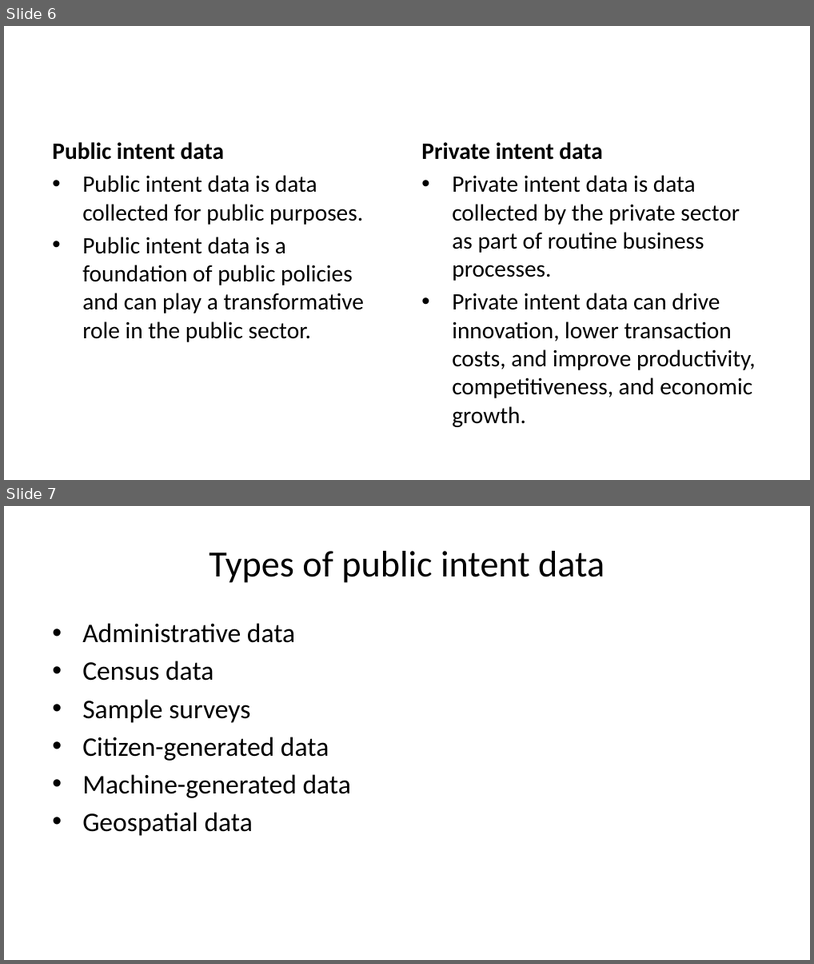
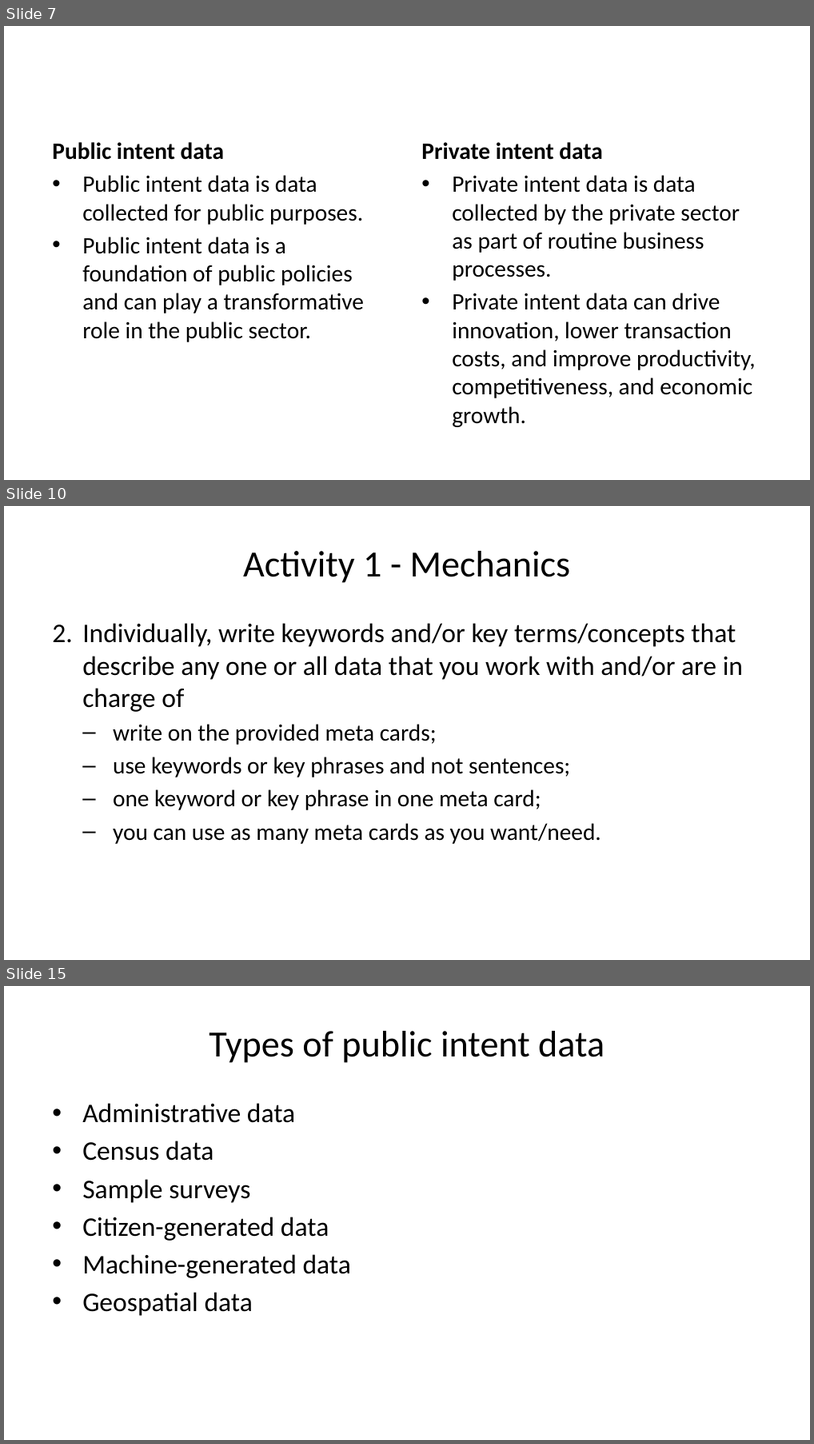
Before and after one commit to tamanh-oxford/capacity-development, a slide deck: data-frameworks/01-global-landscape.pptx. Shown one above the other, each under a label of ours: slides 6 and 7 before the commit, slides 7, 10 and 15 after it; the slides between them are not shown. The pictures are 814x964 and 814x1444 pixels, drawn with LibreOffice and Linux fonts; fonts in the diff are those of the drawing. Boxes give left, top, right and bottom in pixels: in the first picture for what was removed or moved away, otherwise in the second. Text is boxed around its words. In the diff, an @@ line names an element or a change of style, - is before the commit and + after.

```diff
--- a/data-frameworks/01-global-landscape.pptx
+++ b/data-frameworks/01-global-landscape.pptx
@@ slide 10 added at (4,506,810,960), background #FFFFFF @@
@@ title added at (243,551,571,583), 33 pt, text #000000 @@
+Activity 1 - Mechanics
@@ text added at (82,623,743,844), 21 pt, text #000000 @@
+2. Individually, write keywords and/or key terms/concepts that describe any one or all data that you work with and/or are in charge of
+  – write on the provided meta cards;
+  – use keywords or key phrases and not sentences;
+  – one keyword or key phrase in one meta card;
+  – you can use as many meta cards as you want/need.
@@ what was slide 6 is now slide 7 @@
@@ what was slide 7 is now slide 15 @@
```
Also in this commit, not shown: 3 slides changed, 8 other slides added, 28 other files.
